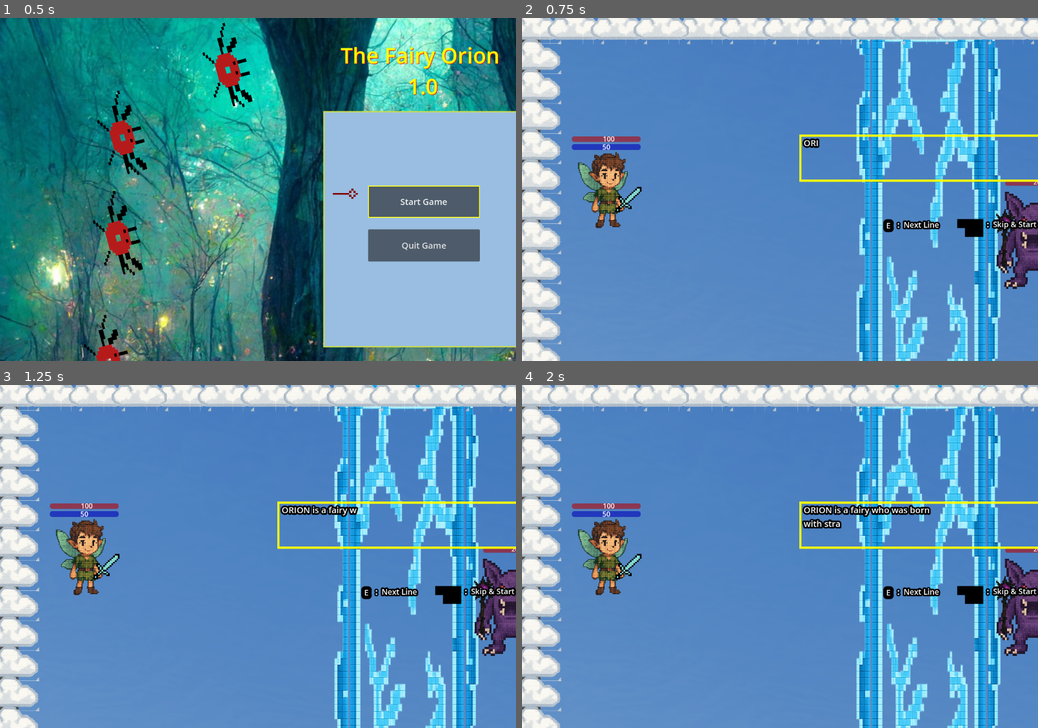
Above: before the commit, frames 1-4 (two rows, left to right).
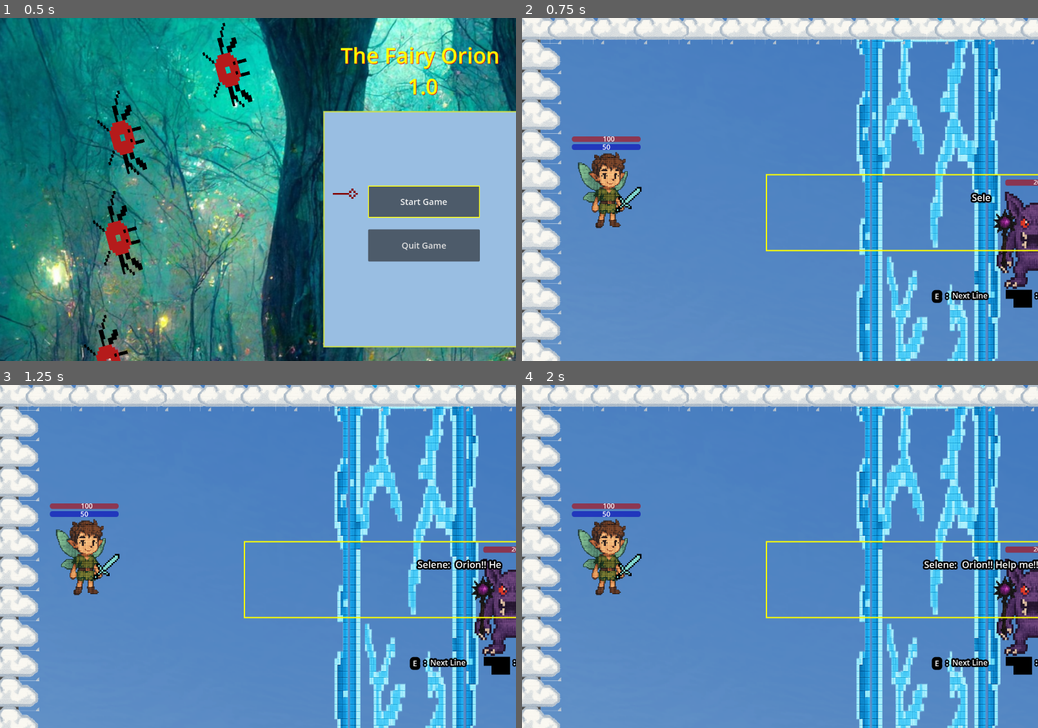
Above: after the commit, the same moments.

Repository: Abdullah-Ha00/the_fairy_orion
Game: Godot game, scene res://scenes/menu/main_menu.tscn
Two runs of this game, one before a commit and one after it. Both use one fixed random seed, a clock stepped at 60 frames per second and the inputs below.
Inputs:
- Up to frame 1 (0.5 s): no input
- Up to frame 2 (0.75 s): tap Enter (accept) at 0.5 s; hold Up (up) from 0.53 s (still down); hold Enter (accept) from 0.53 s (still down)
- Up to frame 3 (1.25 s): keep holding Up (up); keep holding Enter (accept)
- Up to frame 4 (2 s): keep holding Up (up); release Enter (accept) at 1.28 s; tap E (advance_dialogue) at 1.35 s

Frame 1 is identical in both runs. In frame 2, 2.9% of the frame differs, in the area x 47-100%, y 33-85%; in frame 3, 3.5%; in frame 4, 4.1%.

Commit message:
refine dialogues scene

Diff:
--- a/globals/ScoreManager.gd
+++ b/globals/ScoreManager.gd
@@ -1,5 +1,4 @@
 extends Node
-
 var save_file = "user://savefile.cfg"
 
 func save_score(score:int) -> void:
--- /dev/null
+++ b/globals/dialogues_path.gd
@@ -0,0 +1,3 @@
+extends Node
+var file:FileAccess = FileAccess.open("res://json_files/dialogues_dict.json", FileAccess.READ)
+var dialogues:Dictionary = JSON.parse_string(file.get_as_text())
--- /dev/null
+++ b/json_files/dialogues_dict.json
@@ -0,0 +1,23 @@
+{
+  "intro":
+["Selene:  Orion!! Help me!!",
+"Teratos: You’re under my curse now ! Your power will be mine soon!",
+"Orion: Why won’t anyone leave Selene alone for just one day??",
+"Selene: Don’t be intimidated by him, Orion!\nHe won’t notice most of your attacks! I have already weakened him!",
+"Teratos: It’s over for you, birdie!\nWithin two minutes, you’ll become part of me!!",
+"Orion: One hundred twenty seconds is more than enough for me to \nshut your mouth for good!",
+"Teratos: You’re full of yourself, insect!",
+"Selene: Get ready, Orion!",],
+  "second_phase":
+["Teratos: Damn insect!",
+"I will show you my true power!!"],
+   "parrot":
+["Selene: YOU MORON!! Have you forgotten your training??",
+ "One more hit and I'll be fried wings!!",
+  "Teratos: Hahaha!! Orion the Moron!!",
+  "Orion: Ugh! Stupid sword!\nIt won't happen again, Selene!"
+]
+
+
+
+}
--- a/project.godot
+++ b/project.godot
@@ -20,6 +20,7 @@
 GlobalFunctions="*res://globals/global_functions.gd"
 ScoreManager="*res://globals/ScoreManager.gd"
 GlobalStats="*res://globals/global_stats.gd"
+DialoguesPath="*res://globals/dialogues_path.gd"
 
 [display]
 
--- a/scenes/dialogues/dialogues.gd
+++ b/scenes/dialogues/dialogues.gd
@@ -3,13 +3,6 @@
 var dialogue_number:int = 0
 var can_skip:bool = false
 var can_start:bool = false
-var dialogue_one = " ORION is a fairy who was born\n with strange powers."
-var dialogue_two = " He lives with his chidhood friend, \n Selene, a mystical parrot."
-var dialogue_three= " The world is not a safe place for both of them, \n as they are troubled by the furious beast, Teratos"
-var dialogues_intro:Array= [dialogue_one,dialogue_two, dialogue_three]
-var dialogues_parrot_hit: Array = ["Hello", "Tuj", "Dabla", "rara", "Mahadaasdfijsjdflk"]
-var dialogues_monster_half_health :Array = ["You damned insect!", "I will show you my real power!"]
-var dialogues_monster_parrot_hit:Array = ["YOU MORROON!!Have you already forgot your training??!!", "One more hit and I'm a goner!!", "Hahaahah!, Orion the Moron!", "Shut up, both of you!!"]
 var selected_dialogues:Array
 
 func _ready() -> void:
@@ -52,7 +45,7 @@
 		can_start = true
 
 func process_letters():
-	$DialogueScreenComponents/DialogueBar.text = displayed_words
+	$DialogueScreenComponents/DialogueBar/DialogueText.text = displayed_words
 	$CanPressSpaceTimer.start()
 
 func pause_game():
@@ -62,9 +55,9 @@
 func select_dialogue():
 	match GlobalStats.current_dialogue:
 			"intro":
-				selected_dialogues = dialogues_intro
+				selected_dialogues = DialoguesPath.dialogues["intro"]
 				$DialogueScreenComponents/ButtonsDescription.show()
 			"second_phase":
-				selected_dialogues = dialogues_monster_half_health
+				selected_dialogues = DialoguesPath.dialogues["second_phase"]
 			"parrot_hurt":
-				selected_dialogues = dialogues_monster_parrot_hit
+				selected_dialogues = DialoguesPath.dialogues["parrot"]
--- a/scenes/dialogues/dialogues.tscn
+++ b/scenes/dialogues/dialogues.tscn
@@ -1,7 +1,15 @@
-[gd_scene load_steps=7 format=3 uid="uid://hnh8mnniyyal"]
+[gd_scene load_steps=6 format=3 uid="uid://hnh8mnniyyal"]
 
 [ext_resource type="Script" uid="uid://br5djtjbgogak" path="res://scenes/dialogues/dialogues.gd" id="1_1gcki"]
 [ext_resource type="Texture2D" uid="uid://b40qifkircejg" path="res://images/enter_button.png" id="3_1lc76"]
+
+[sub_resource type="StyleBoxFlat" id="StyleBoxFlat_bgcd3"]
+draw_center = false
+border_width_left = 3
+border_width_top = 3
+border_width_right = 3
+border_width_bottom = 3
+border_color = Color(1, 1, 0, 1)
 
 [sub_resource type="LabelSettings" id="LabelSettings_bgcd3"]
 font_size = 18
@@ -13,28 +21,34 @@
 outline_size = 15
 outline_color = Color(0, 0, 0, 1)
 
-[sub_resource type="StyleBoxFlat" id="StyleBoxFlat_1lc76"]
-draw_center = false
-border_width_left = 5
-border_width_top = 5
-border_width_right = 5
-border_width_bottom = 5
-border_color = Color(1, 1, 0, 1)
-
-[sub_resource type="LabelSettings" id="LabelSettings_psddv"]
-line_spacing = 2.0
-paragraph_spacing = 2.0
-font_size = 20
-outline_size = 15
-outline_color = Color(0, 0, 0, 1)
-
 [node name="Dialogues" type="Node2D"]
 script = ExtResource("1_1gcki")
 
 [node name="DialogueScreenComponents" type="Node2D" parent="."]
 
+[node name="DialogueBar" type="Panel" parent="DialogueScreenComponents"]
+offset_left = -33.0
+offset_top = 164.0
+offset_right = 975.0
+offset_bottom = 344.0
+theme_override_styles/panel = SubResource("StyleBoxFlat_bgcd3")
+
+[node name="DialogueText" type="RichTextLabel" parent="DialogueScreenComponents/DialogueBar"]
+offset_left = 58.0
+offset_top = 39.0
+offset_right = 945.0
+offset_bottom = 149.0
+theme_override_colors/font_outline_color = Color(0, 0, 0, 1)
+theme_override_constants/outline_size = 15
+theme_override_font_sizes/normal_font_size = 22
+bbcode_enabled = true
+text = "
+"
+horizontal_alignment = 1
+
 [node name="ButtonsDescription" type="Node2D" parent="DialogueScreenComponents"]
 visible = false
+position = Vector2(113, 165)
 
 [node name="EButton" type="Label" parent="DialogueScreenComponents/ButtonsDescription"]
 offset_left = 233.0
@@ -71,16 +85,6 @@
 label_settings = SubResource("LabelSettings_1lc76")
 vertical_alignment = 1
 
-[node name="DialogueBar" type="Label" parent="DialogueScreenComponents"]
-offset_left = 45.0
-offset_top = 72.0
-offset_right = 736.0
-offset_bottom = 182.0
-theme_override_styles/normal = SubResource("StyleBoxFlat_1lc76")
-text = "
-"
-label_settings = SubResource("LabelSettings_psddv")
-
 [node name="CanPressSpaceTimer" type="Timer" parent="."]
 wait_time = 0.05
 one_shot = true
--- a/scenes/special_attacks/sword_beam.gd
+++ b/scenes/special_attacks/sword_beam.gd
@@ -12,13 +12,11 @@
 func _on_remove_laser_timer_timeout() -> void:
 	queue_free()
 
-
 func _on_body_entered(body: Node2D) -> void:
 	if body.is_enemy ==true or body.is_ally ==true:
 		body.health-=laser_damage
 		body.update_health_text()
 	queue_free()
-
 
 func _on_area_entered(area: Area2D) -> void:
 	if area.is_projectile and GlobalStats.current_game_phase =="normal":
--- a/scenes/world/world.gd
+++ b/scenes/world/world.gd
@@ -16,6 +16,7 @@
 	check_bodies_health()
 	check_game_phase()
 	check_body_state()
+
 
 func _on_fence_player_shocked() -> void:
 	freeze_fairy()
Not shown, added: globals/dialogues_path.gd.uid
